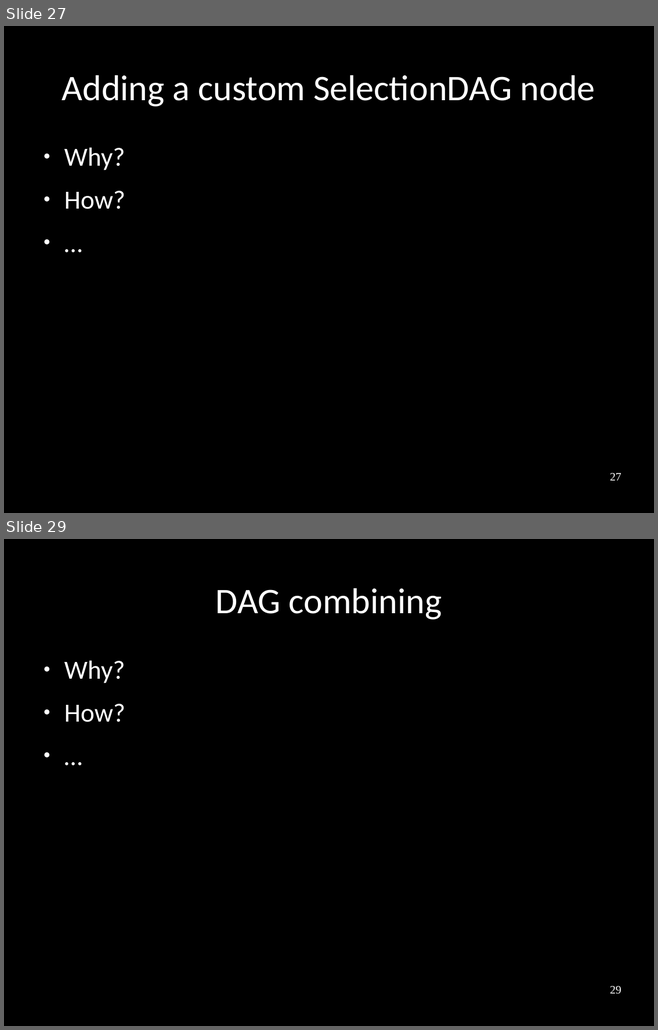
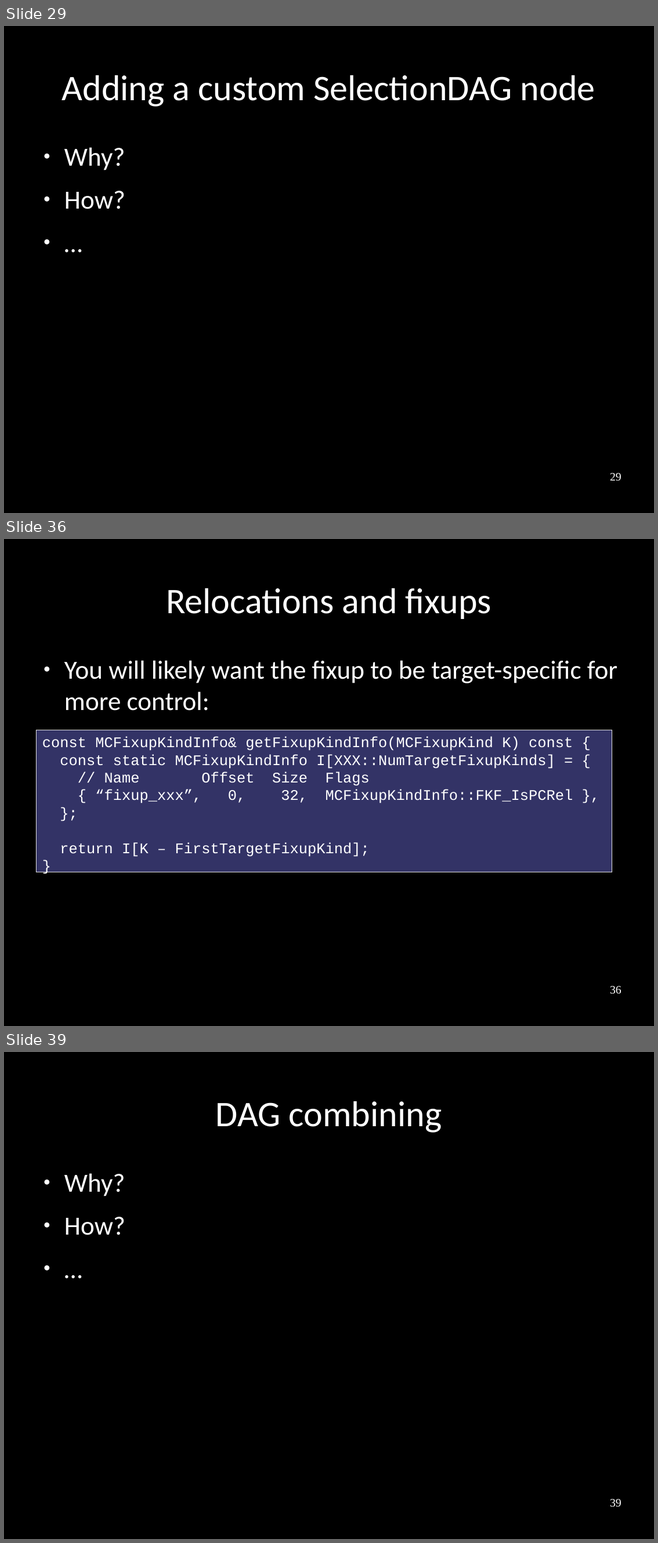
Before and after one commit to frasercrmck/llvm-leg, a slide deck: docs/Codeplay/Slides.odp. Shown one above the other, each under a label of ours: slides 27 and 29 before the commit, slides 29, 36 and 39 after it; the slides between them are not shown. The pictures are 658x1030 and 658x1543 pixels, drawn with LibreOffice and Linux fonts; fonts in the diff are those of the drawing. Boxes give left, top, right and bottom in pixels: in the first picture for what was removed or moved away, otherwise in the second. Text is boxed around its words. In the diff, an @@ line names an element or a change of style, - is before the commit and + after.

```diff
--- a/docs/Codeplay/Slides.odp
+++ b/docs/Codeplay/Slides.odp
@@ slide 36 added at [4,539,654,1026], background #000000 @@
@@ title added at [166,588,491,619], 44 pt, text #FFFFFF @@
+Relocations and fixups
@@ text added at [64,660,617,711], 32 pt, text #FFFFFF @@
+● You will likely want the fixup to be target-specific for more control:
@@ rectangle added at [36,730,612,873], fill #333366, outline #E6E6E6 0 pt, 18 pt, text #FFFFFF @@
+const MCFixupKindInfo& getFixupKindInfo(MCFixupKind K) const {
+const static MCFixupKindInfo I[XXX::NumTargetFixupKinds] = {
+// Name Offset Size Flags
+{ “fixup_xxx”, 0, 32, MCFixupKindInfo::FKF_IsPCRel },
+};
+return I[K – FirstTargetFixupKind];
+}
@@ page number added at [610,986,621,994], 14 pt, text #FFFFFF @@
+36
@@ what was slide 27 is now slide 29 @@
@@ page number at [610,473,621,481]: text changed @@
-27
+29
@@ what was slide 29 is now slide 39 @@
@@ page number at [610,1499,621,1507]: text changed @@
-29
+39
```
Also in this commit, not shown: 4 slides changed, 9 other slides added.
